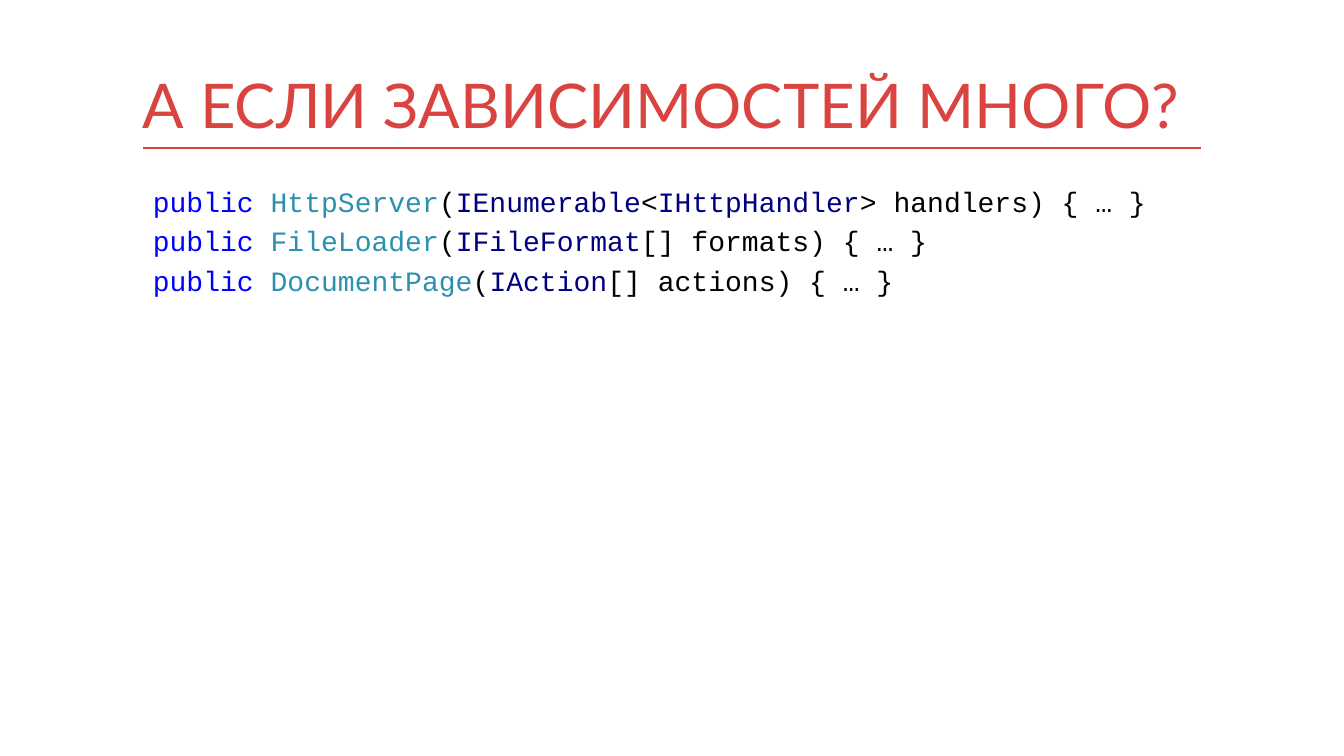
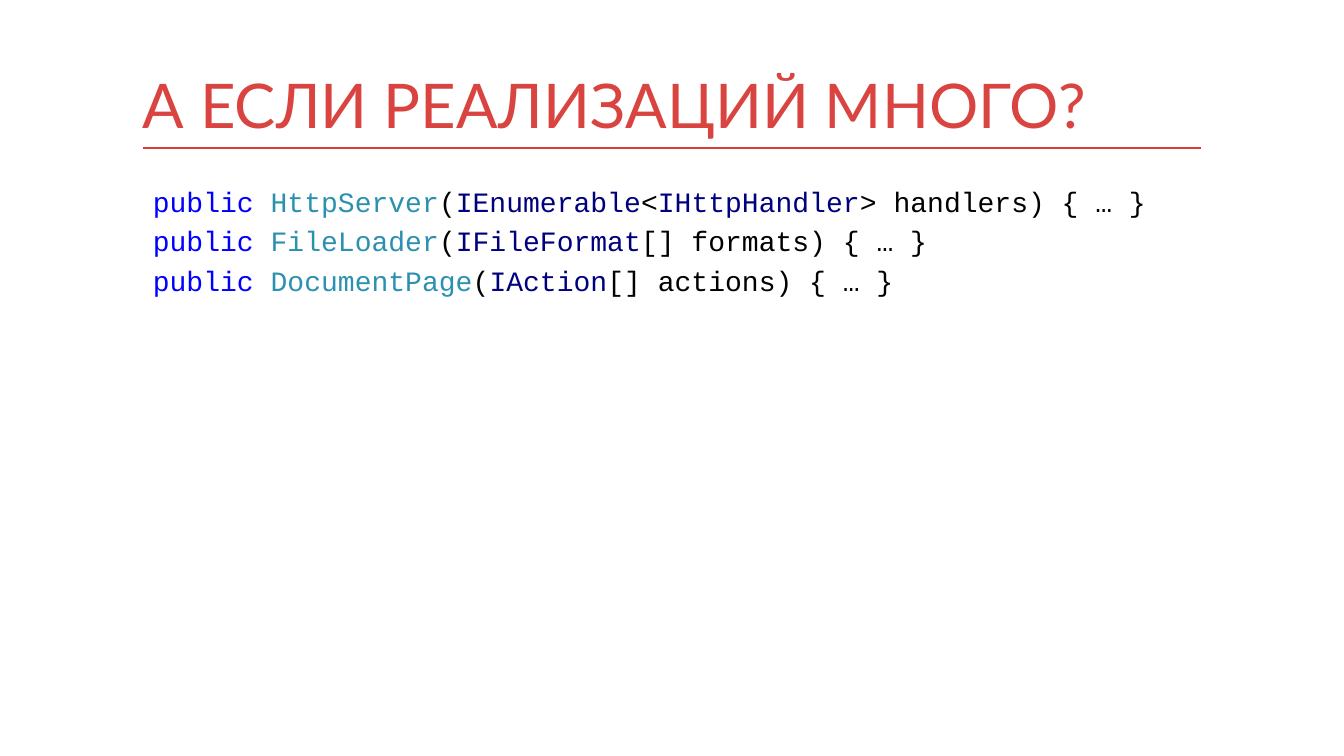
Before and after one commit to kontur-courses/di, a slide deck: slide 29 of di.pptx (slide 15 before the commit). Drawn at 1344x756 pixels with LibreOffice and Linux fonts; fonts in the diff are those of the drawing. Boxes give left, top, right and bottom in pixels: in the first picture for what was removed or moved away, otherwise in the second. Text is boxed around its words. In the diff, an @@ line names an element or a change of style, - is before the commit and + after.

```diff
--- a/di.pptx
+++ b/di.pptx
@@ title at [143, 75, 1086, 139]: text changed @@
-А ЕСЛИ ЗАВИСИМОСТЕЙ МНОГО?
+А ЕСЛИ РЕАЛИЗАЦИЙ МНОГО?
```
Also in this commit, not shown: 7 other slides changed, 14 slides added.
